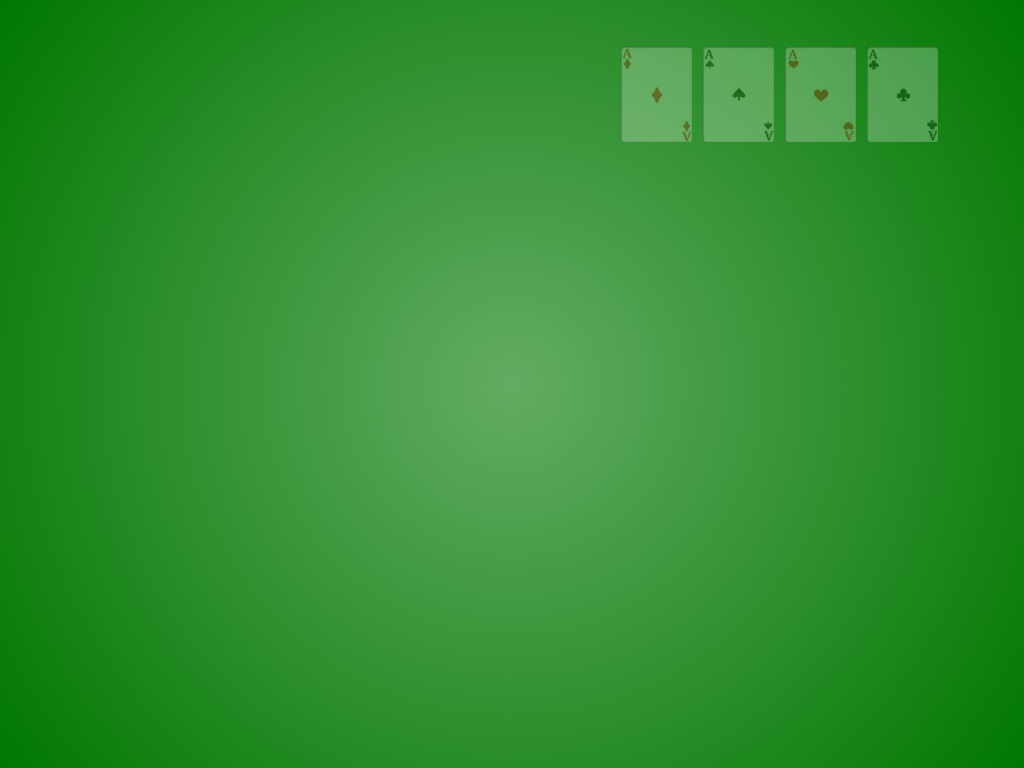
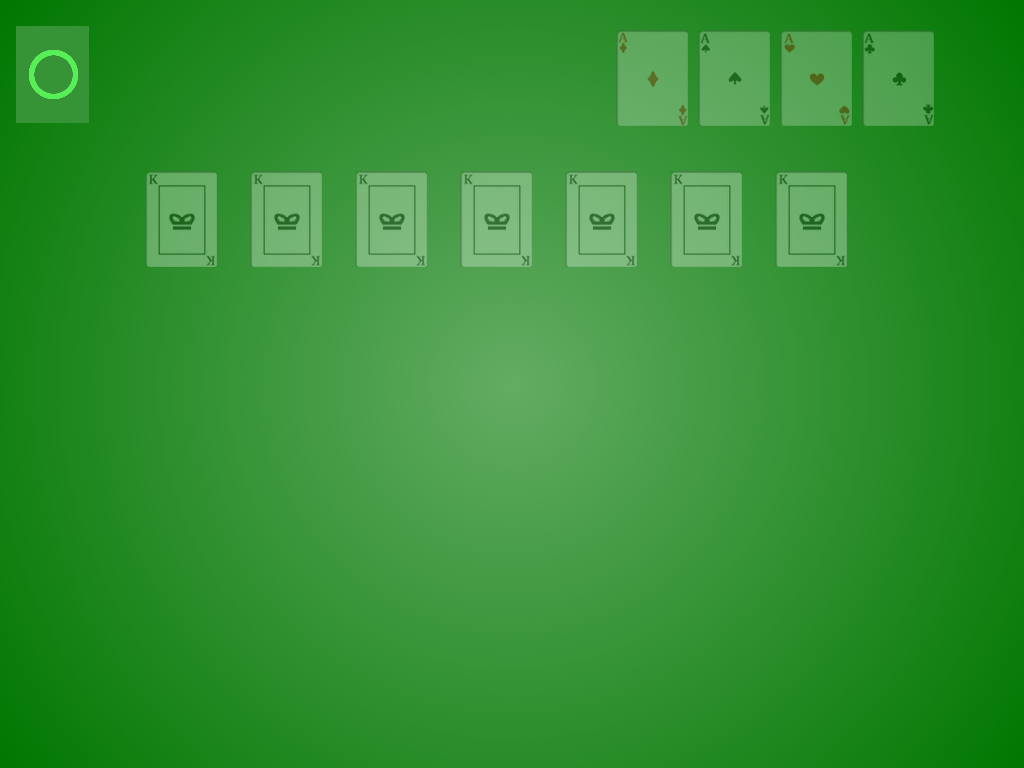
Before/after of a 1024x768 layered artwork. What changed in the layer stack:
added layer "KS.gif" above "Capture.PNG" over [145, 171, 847, 267]
renamed "1S.gif" to "Capture.PNG", hid it, opacity 25% → 75%, painted on it over [16, 26, 938, 267]
removed layer "1H.gif" (was 25%) over [784, 46, 856, 142]
removed layer "1D.gif" (was 25%) over [620, 46, 692, 142]
removed layer "1C.gif" (was 25%) over [866, 46, 938, 142]
renamed "Arrière-plan" to "back.png", painted on it over [16, 26, 938, 267]
